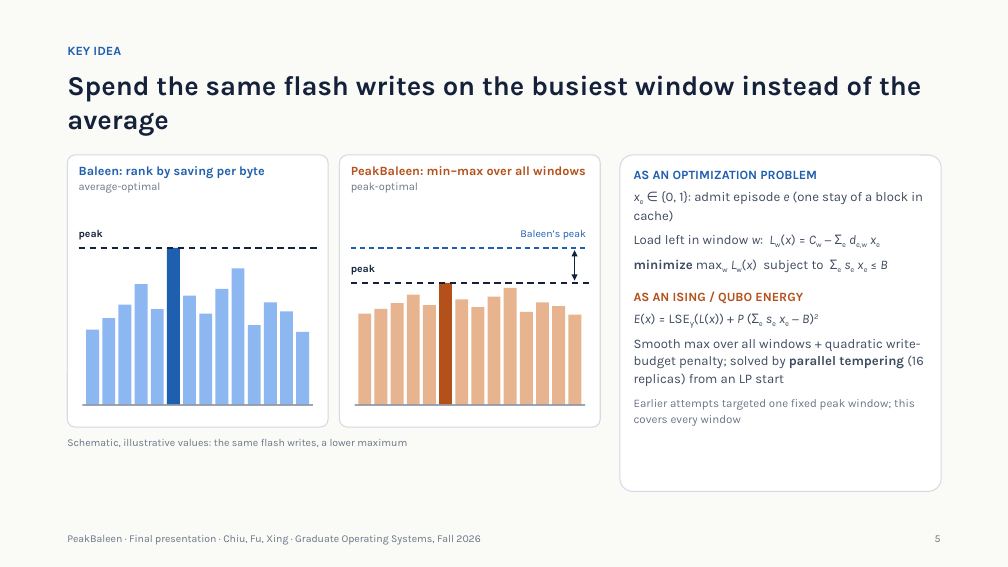
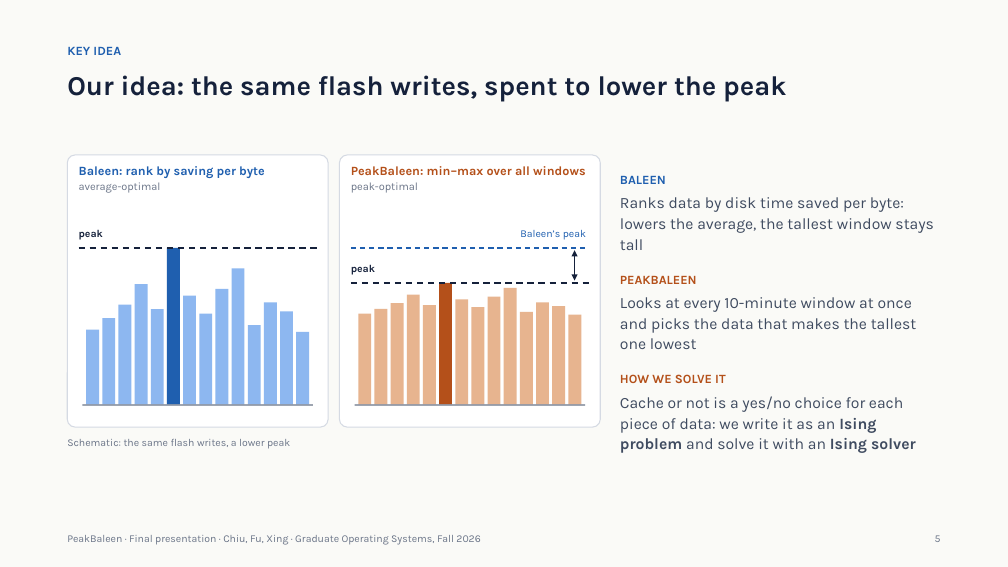
Before and after one commit to xingsixue123/OS_final_project, a slide deck: slide 5 of changes/6_final/PeakBaleen_Final_v3.pptx. Drawn at 1008x567 pixels with LibreOffice and Linux fonts; fonts in the diff are those of the drawing. Boxes give left, top, right and bottom in pixels: in the first picture for what was removed or moved away, otherwise in the second. Text is boxed around its words. In the diff, an @@ line names an element or a change of style, - is before the commit and + after.

```diff
--- a/changes/6_final/PeakBaleen_Final_v3.pptx
+++ b/changes/6_final/PeakBaleen_Final_v3.pptx
@@ title at bbox=[67, 75, 786, 102]: text changed @@
-Spend the same flash writes on the busiest window instead of the average
+Our idea: the same flash writes, spent to lower the peak
@@ text at bbox=[620, 176, 933, 453]: text added @@
+BALEEN
+Ranks data by disk time saved per byte: lowers the average, the tallest window stays tall
+PEAKBALEEN
+Looks at every 10-minute window at once and picks the data that makes the tallest one lowest
+HOW WE SOLVE IT
+Cache or not is a yes/no choice for each piece of data: we write it as an Ising problem and solve it with an Ising solver
@@ text "BALEEN": place and size @@
-text "BALEEN" at bbox=[620, 155, 941, 492]
+text "BALEEN" at bbox=[620, 176, 933, 453]
@@ text "BALEEN" at bbox=[620, 176, 933, 453]: fill #FFFFFF to none; outline #D5DAE3 1 pt to none @@
@@ text removed at bbox=[634, 170, 923, 426] @@
-AS AN OPTIMIZATION PROBLEM
-xe ∈ {0, 1}: admit episode e (one stay of a block in cache)
-Load left in window w: Lw(x) = Cw − Σe de,w xe
-minimize maxw Lw(x) subject to Σe se xe ≤ B
-AS AN ISING / QUBO ENERGY
-E(x) = LSEγ(L(x)) + P (Σe se xe − B)2
-Smooth max over all windows + quadratic write-budget penalty; solved by parallel tempering (16 replicas) from an LP start
-Earlier attempts targeted one fixed peak window; this covers every window
@@ text at bbox=[67, 439, 290, 449]: text changed @@
-Schematic, illustrative values: the same flash writes, a lower maximum
+Schematic: the same flash writes, a lower peak
```
Also in this commit, not shown: 1 other slide changed, 5 other files.
